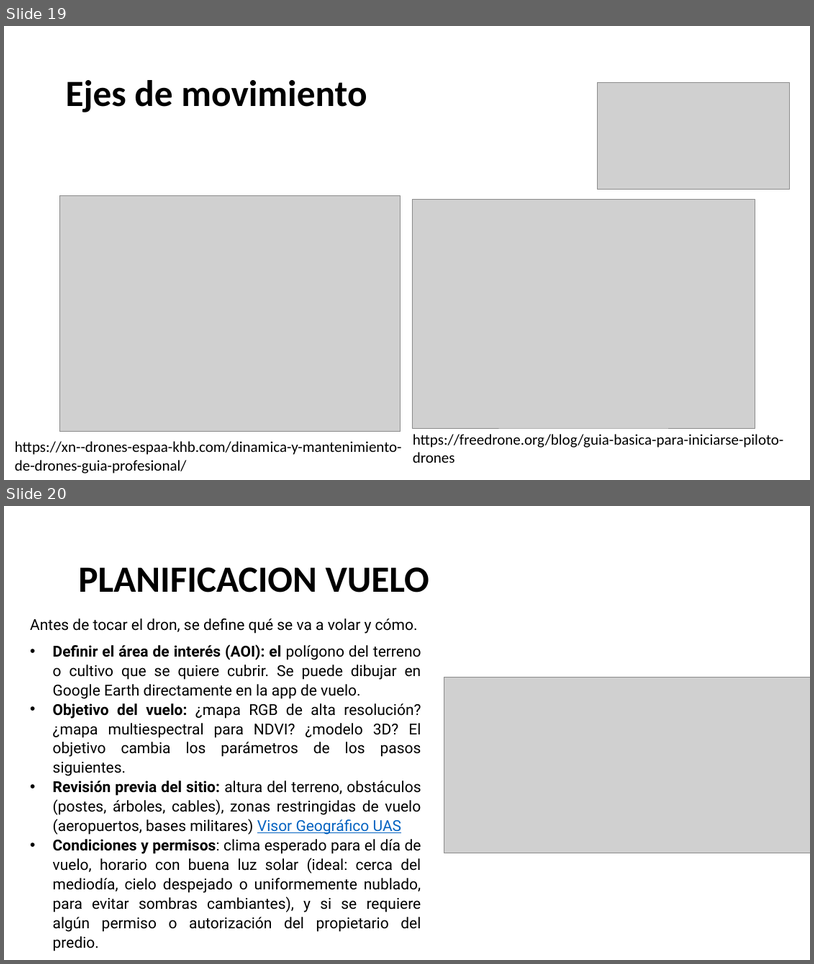
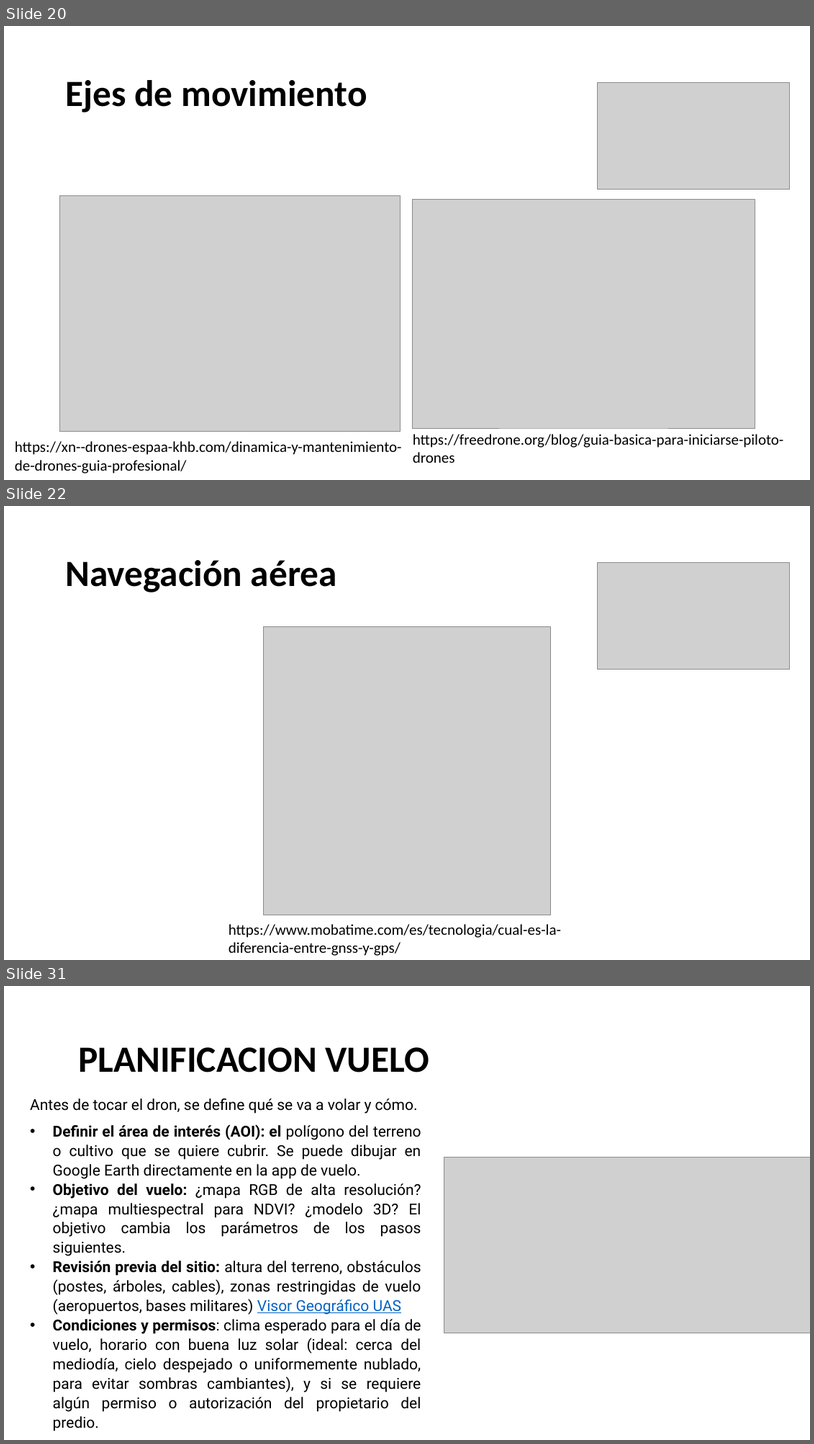
Before and after one commit to Dimitri-1999/drones, a slide deck: curso_pilotos_uav.pptx. Shown one above the other, each under a label of ours: slides 19 and 20 before the commit, slides 20, 22 and 31 after it; the slides between them are not shown. The pictures are 814x964 and 814x1444 pixels, drawn with LibreOffice and Linux fonts; fonts in the diff are those of the drawing; grey boxes stand for pictures; background and template pictures are left out. Boxes give left, top, right and bottom in pixels: in the first picture for what was removed or moved away, otherwise in the second. Text is boxed around its words. In the diff, an @@ line names an element or a change of style, - is before the commit and + after.

```diff
--- a/curso_pilotos_uav.pptx
+++ b/curso_pilotos_uav.pptx
@@ slide 22 added at <box>4,506,810,960</box>, background picture (left out) @@
@@ title added at <box>65,560,337,592</box>, 44 pt, text #000000, bold @@
+Navegación aérea
@@ picture added at <box>598,563,790,669</box> @@
@@ picture added at <box>263,627,551,915</box> @@
@@ text added at <box>229,924,561,955</box>, 18 pt, text #000000 @@
+https://www.mobatime.com/es/tecnologia/cual-es-la-diferencia-entre-gnss-y-gps/
@@ what was slide 19 is now slide 20 @@
@@ what was slide 20 is now slide 31 @@
```
Also in this commit, not shown: 10 other slides added.
